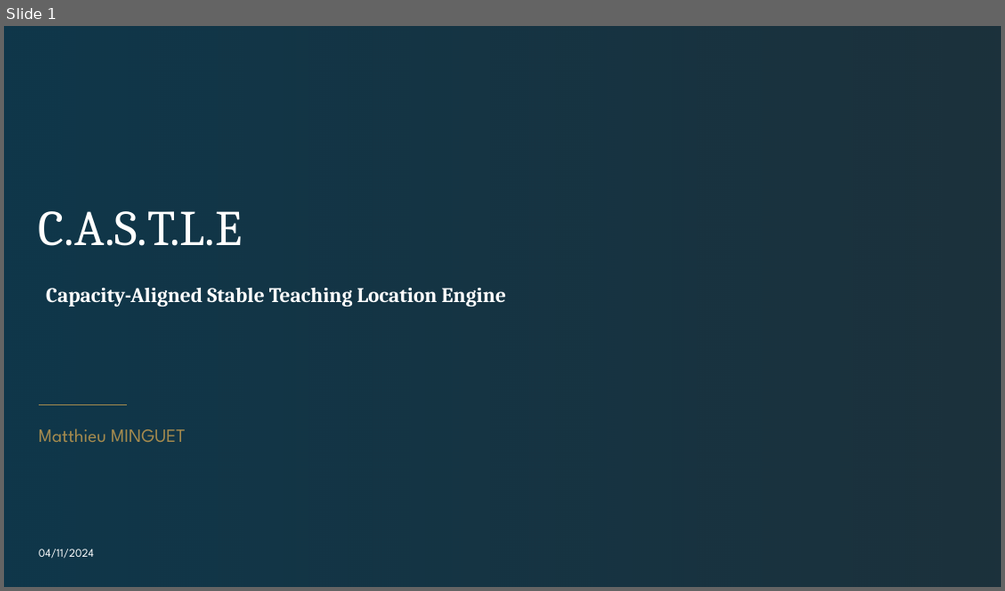
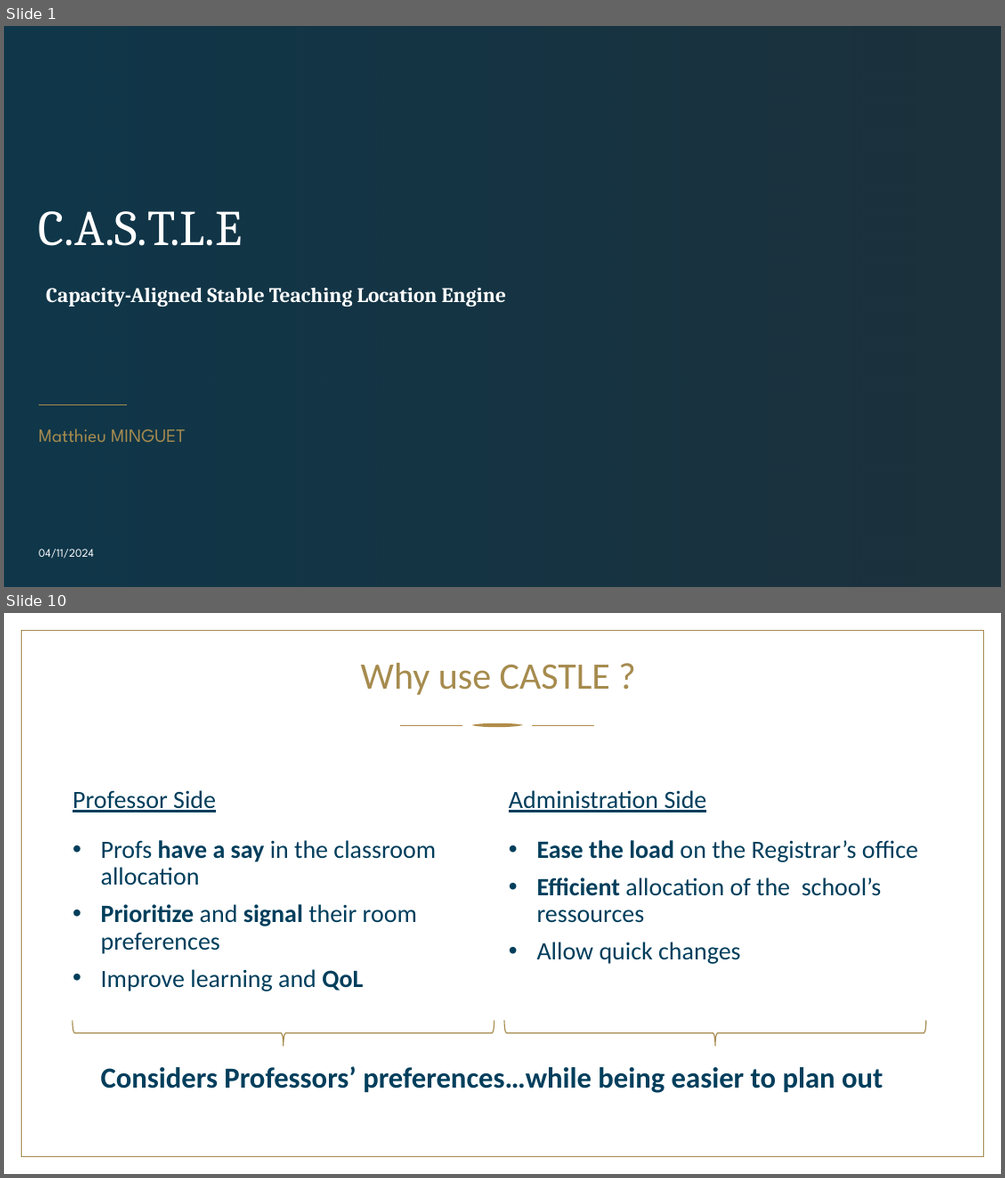
Before and after one commit to Mttmin/classroom_allocation, a slide deck: Pitch final Minguet.pptx. Shown one above the other, each under a label of ours: slide 1 before the commit, slides 1 and 10 after it; the slides between them are not shown. The pictures are 1005x591 and 1005x1178 pixels, drawn with LibreOffice and Linux fonts; fonts in the diff are those of the drawing; background and template pictures are left out; a plain dark background stands for a picture behind light text. Boxes give left, top, right and bottom in pixels: in the first picture for what was removed or moved away, otherwise in the second. Text is boxed around its words. In the diff, an @@ line names an element or a change of style, - is before the commit and + after.

```diff
--- a/Pitch final Minguet.pptx
+++ b/Pitch final Minguet.pptx
@@ slide 10 added at (x1=4, y1=613, x2=1001, y2=1174), background picture (left out) @@
@@ rectangle added at (x1=22, y1=630, x2=984, y2=1157), fill #FFFFFF, outline #A68B4E 0.75 pt @@
@@ title added at (x1=361, y1=663, x2=610, y2=695), 36 pt, text #A68B4E @@
+Why use CASTLE ?
@@ freeform shape added at (x1=400, y1=725, x2=462, y2=726), fill #B18C49 @@
@@ freeform shape added at (x1=471, y1=723, x2=522, y2=728), fill #B18C49 @@
@@ freeform shape added at (x1=532, y1=725, x2=594, y2=726), fill #B18C49 @@
@@ text added at (x1=73, y1=790, x2=216, y2=812), 24 pt, text #003E5C, underline @@
+Professor Side
@@ text added at (x1=509, y1=790, x2=707, y2=812), 24 pt, text #003E5C, underline @@
+Administration Side
@@ text added at (x1=101, y1=840, x2=436, y2=991), 24 pt, text #003E5C @@
+• Profs have a say in the classroom allocation
+• Prioritize and signal their room preferences
+• Improve learning and QoL
@@ text added at (x1=537, y1=840, x2=918, y2=964), 24 pt, text #003E5C @@
+• Ease the load on the Registrar’s office
+• Efficient allocation of the school’s ressources
+• Allow quick changes
@@ right brace added at (x1=72, y1=1021, x2=494, y2=1046), outline #A68B4E 1 pt @@
@@ right brace added at (x1=504, y1=1021, x2=926, y2=1046), outline #A68B4E 1 pt @@
@@ text added at (x1=101, y1=1066, x2=882, y2=1093), 28 pt, text #003E5C, bold @@
+Considers Professors’ preferences…while being easier to plan out
```
Also in this commit, not shown: 1 slide changed, 13 other slides added, 1 other file.
